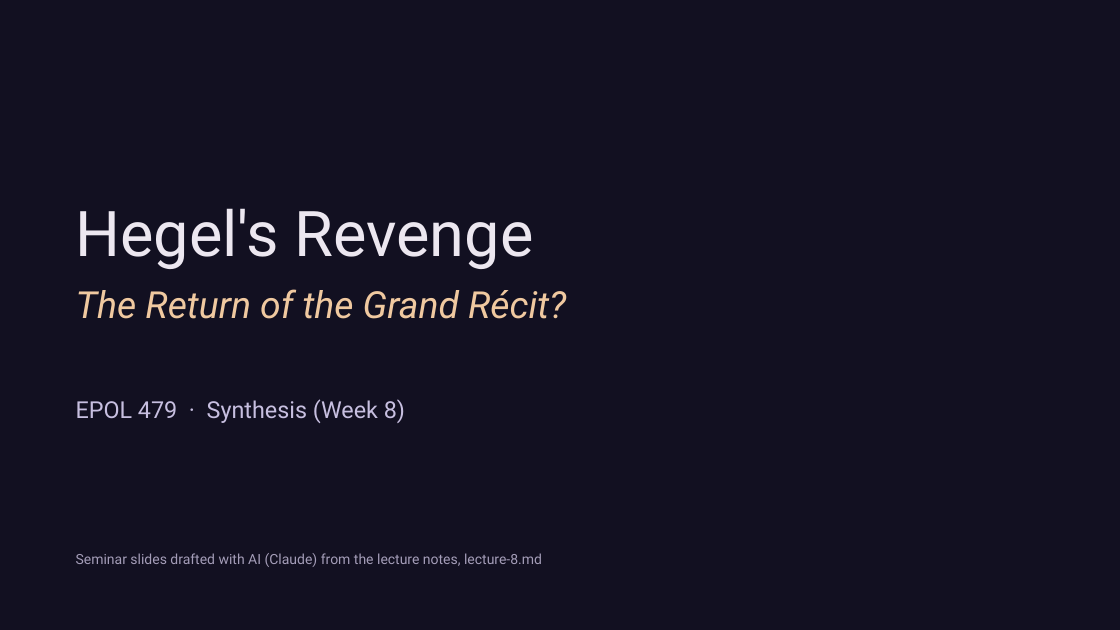
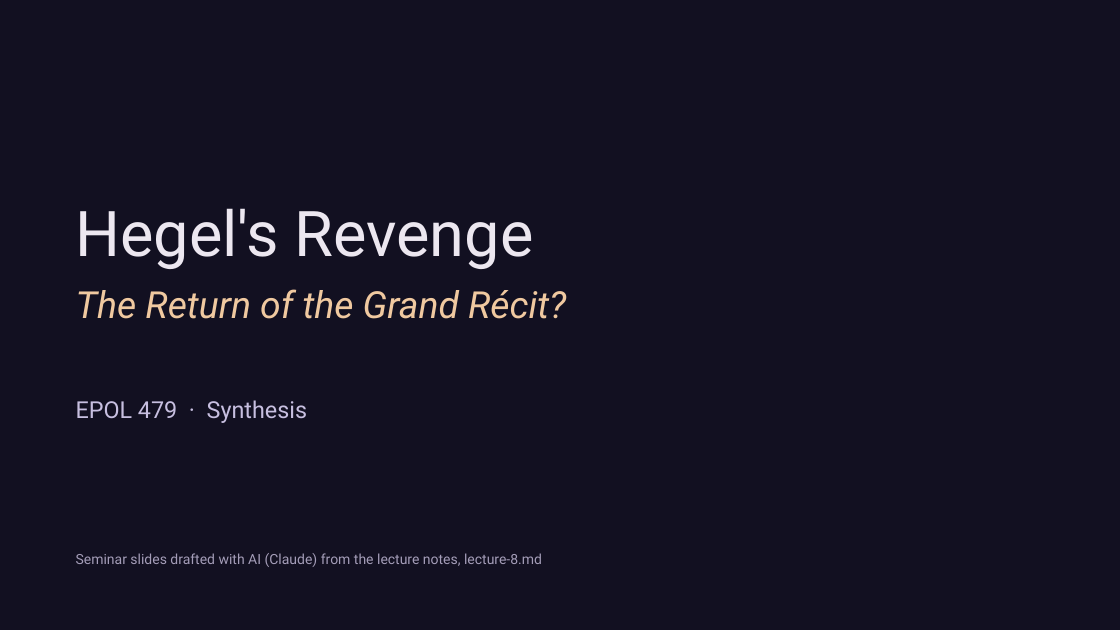
Before and after one commit to liammagee/machinespirits-content-philosophy, a slide deck: slide 1 of courses/479-fall-2026/479-lecture-8-seminar.pptx. Drawn at 1120x630 pixels with LibreOffice and Linux fonts; fonts in the diff are those of the drawing. Boxes give left, top, right and bottom in pixels: in the first picture for what was removed or moved away, otherwise in the second. Text is boxed around its words. In the diff, an @@ line names an element or a change of style, - is before the commit and + after.

```diff
--- a/courses/479-fall-2026/479-lecture-8-seminar.pptx
+++ b/courses/479-fall-2026/479-lecture-8-seminar.pptx
@@ text at <box>76,400,307,423</box>: text changed @@
-EPOL 479 · Synthesis (Week 8)
+EPOL 479 · Synthesis
```
Also in this commit, not shown: 1 other slide changed, 1 slide added, 9 other files.
